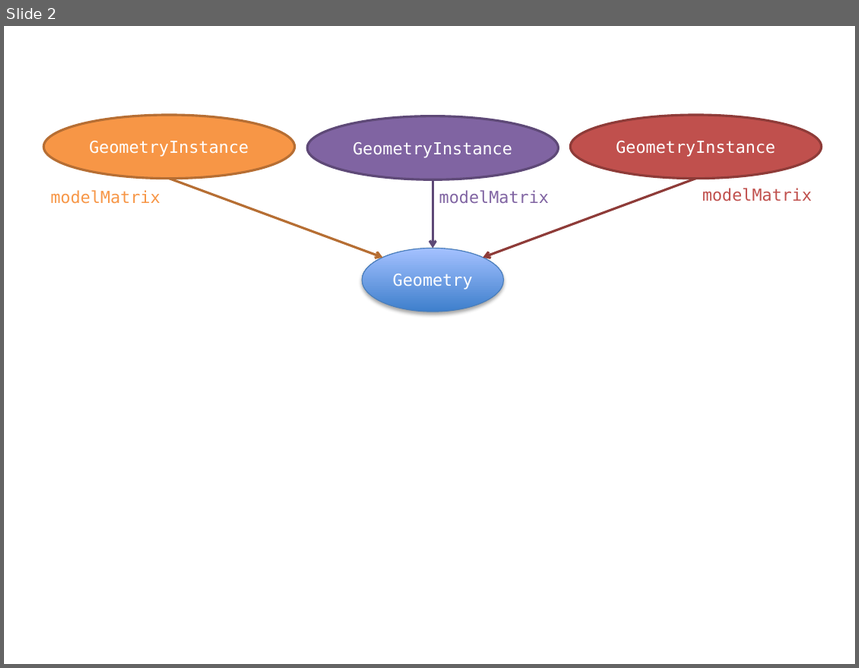
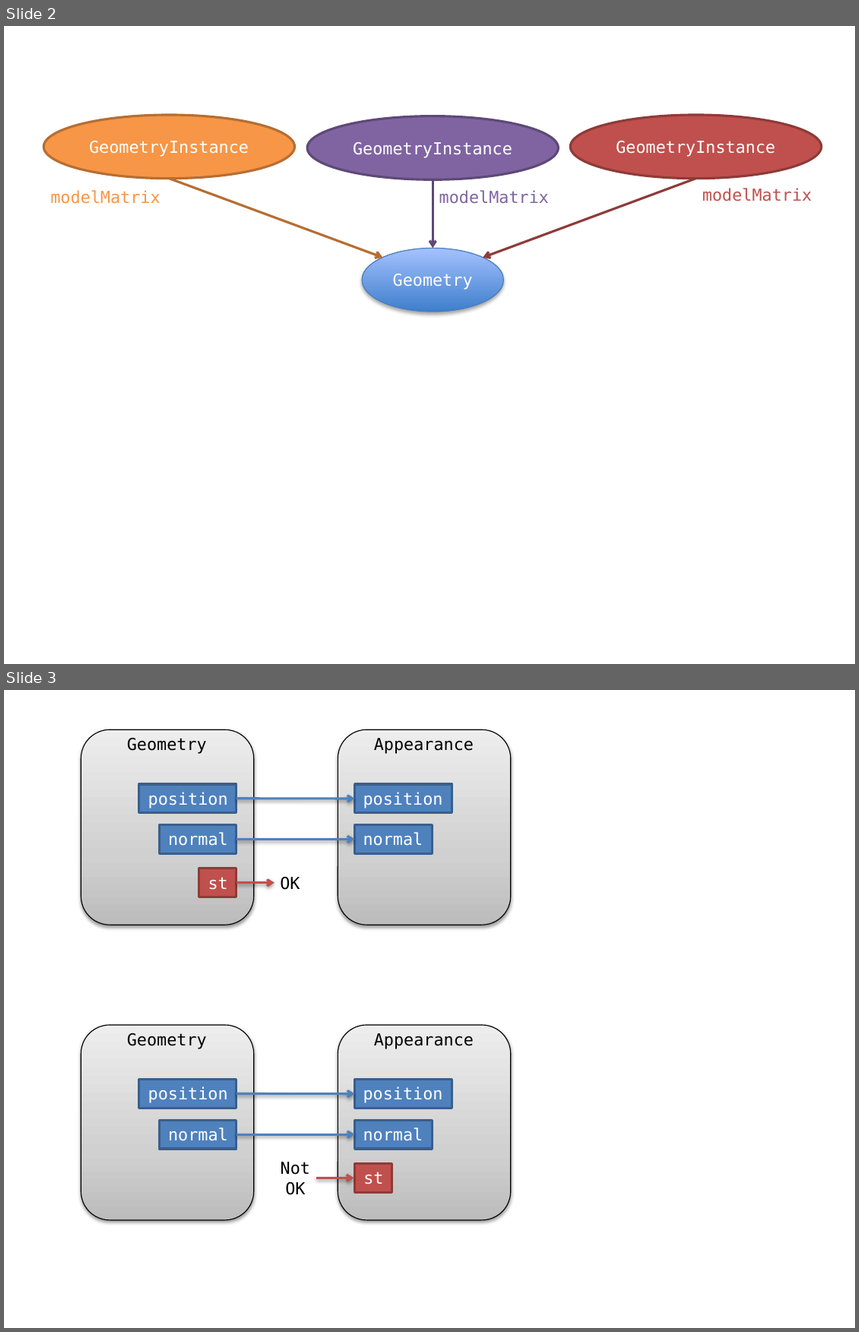
Before and after one commit to barionleg/cesium.wiki.gs, a slide deck: geometryandappearances/figures.pptx. Shown one above the other, each under a label of ours: slide 2 before the commit, slides 2 and 3 after it. The pictures are 859x668 and 859x1332 pixels, drawn with LibreOffice and Linux fonts; fonts in the diff are those of the drawing. Boxes give left, top, right and bottom in pixels: in the first picture for what was removed or moved away, otherwise in the second. Text is boxed around its words. In the diff, an @@ line names an element or a change of style, - is before the commit and + after.

```diff
--- a/geometryandappearances/figures.pptx
+++ b/geometryandappearances/figures.pptx
@@ slide 3 added at (x1=4, y1=690, x2=855, y2=1328), background #FFFFFF @@
@@ rounded rectangle added at (x1=81, y1=730, x2=253, y2=925), fill gradient #BDBDBD to #D1D1D1 to #EEEEEE, outline #000000 0.75 pt @@
@@ rounded rectangle added at (x1=338, y1=730, x2=510, y2=925), fill gradient #BDBDBD to #D1D1D1 to #EEEEEE, outline #000000 0.75 pt @@
@@ text added at (x1=127, y1=738, x2=207, y2=754), 14 pt, text #000000 @@
+Geometry
@@ text added at (x1=374, y1=738, x2=474, y2=754), 14 pt, text #000000 @@
+Appearance
@@ rectangle added at (x1=139, y1=784, x2=237, y2=813), fill #4F81BD, outline #3A5F8C 2 pt, 14 pt, text #FFFFFF @@
+position
@@ arrow added from (237, 798) to (354, 799), #4F81BD 2 pt @@
@@ rectangle added at (x1=354, y1=784, x2=452, y2=813), fill #4F81BD, outline #3A5F8C 2 pt, 14 pt, text #FFFFFF @@
+position
@@ rectangle added at (x1=159, y1=825, x2=237, y2=854), fill #4F81BD, outline #3A5F8C 2 pt, 14 pt, text #FFFFFF @@
+normal
@@ rectangle added at (x1=354, y1=825, x2=432, y2=854), fill #4F81BD, outline #3A5F8C 2 pt, 14 pt, text #FFFFFF @@
+normal
@@ arrow added from (237, 839) to (354, 839), #4F81BD 2 pt @@
@@ rectangle added at (x1=199, y1=869, x2=237, y2=897), fill #C0504D, outline #8E3B39 2 pt, 14 pt, text #FFFFFF @@
+st
@@ arrow added from (237, 883) to (275, 883), #C0504D 2 pt @@
@@ text added at (x1=280, y1=877, x2=300, y2=890), 14 pt, text #000000 @@
+OK
@@ rounded rectangle added at (x1=81, y1=1025, x2=253, y2=1220), fill gradient #BDBDBD to #D1D1D1 to #EEEEEE, outline #000000 0.75 pt @@
@@ rounded rectangle added at (x1=338, y1=1025, x2=510, y2=1220), fill gradient #BDBDBD to #D1D1D1 to #EEEEEE, outline #000000 0.75 pt @@
@@ text added at (x1=127, y1=1034, x2=207, y2=1049), 14 pt, text #000000 @@
+Geometry
@@ text added at (x1=374, y1=1034, x2=474, y2=1049), 14 pt, text #000000 @@
+Appearance
@@ rectangle added at (x1=139, y1=1080, x2=237, y2=1109), fill #4F81BD, outline #3A5F8C 2 pt, 14 pt, text #FFFFFF @@
+position
@@ arrow added from (237, 1094) to (354, 1094), #4F81BD 2 pt @@
@@ rectangle added at (x1=354, y1=1080, x2=452, y2=1109), fill #4F81BD, outline #3A5F8C 2 pt, 14 pt, text #FFFFFF @@
+position
@@ rectangle added at (x1=159, y1=1121, x2=237, y2=1150), fill #4F81BD, outline #3A5F8C 2 pt, 14 pt, text #FFFFFF @@
+normal
@@ rectangle added at (x1=354, y1=1121, x2=432, y2=1150), fill #4F81BD, outline #3A5F8C 2 pt, 14 pt, text #FFFFFF @@
+normal
@@ arrow added from (237, 1135) to (354, 1135), #4F81BD 2 pt @@
@@ text added at (x1=281, y1=1162, x2=310, y2=1195), 14 pt, text #000000 @@
+Not
+OK
@@ rectangle added at (x1=354, y1=1164, x2=392, y2=1193), fill #C0504D, outline #8E3B39 2 pt, 14 pt, text #FFFFFF @@
+st
@@ arrow added from (316, 1179) to (354, 1179), #C0504D 2 pt @@
```
Also in this commit, not shown: 2 other slides added, 2 other files.
